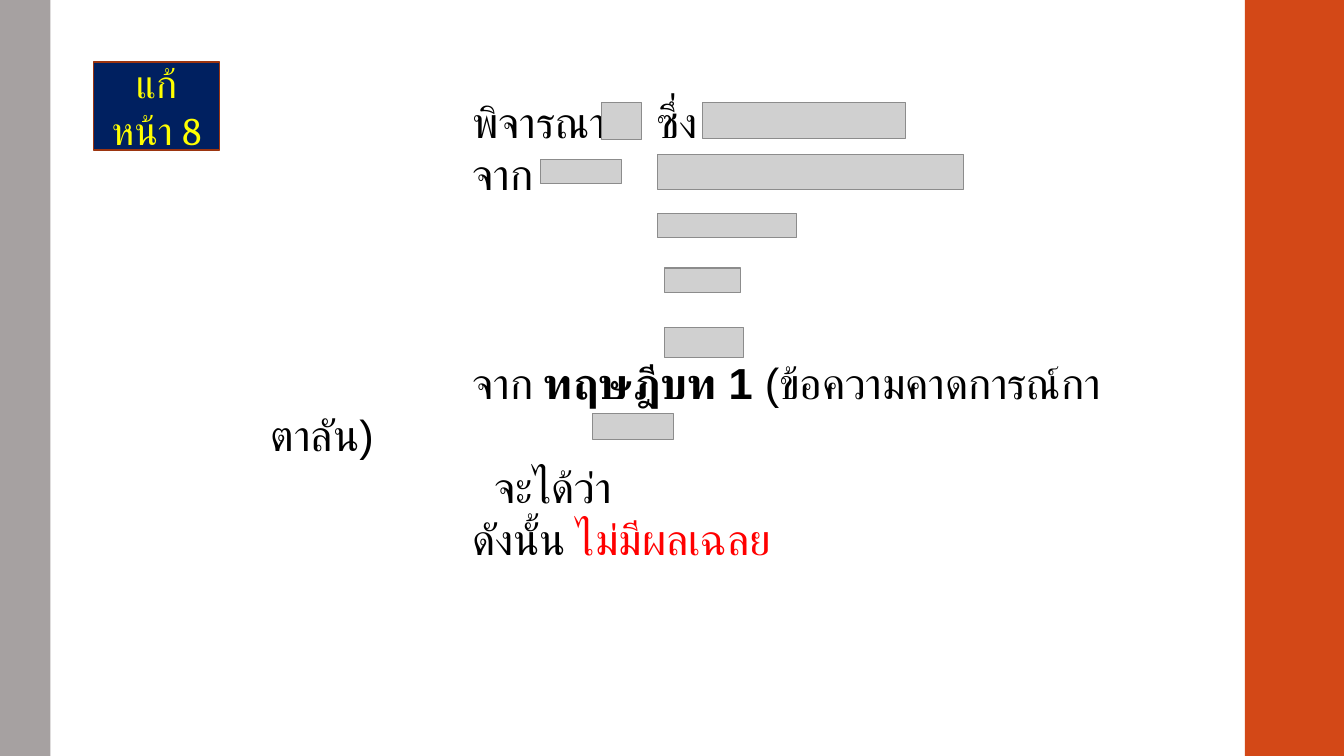
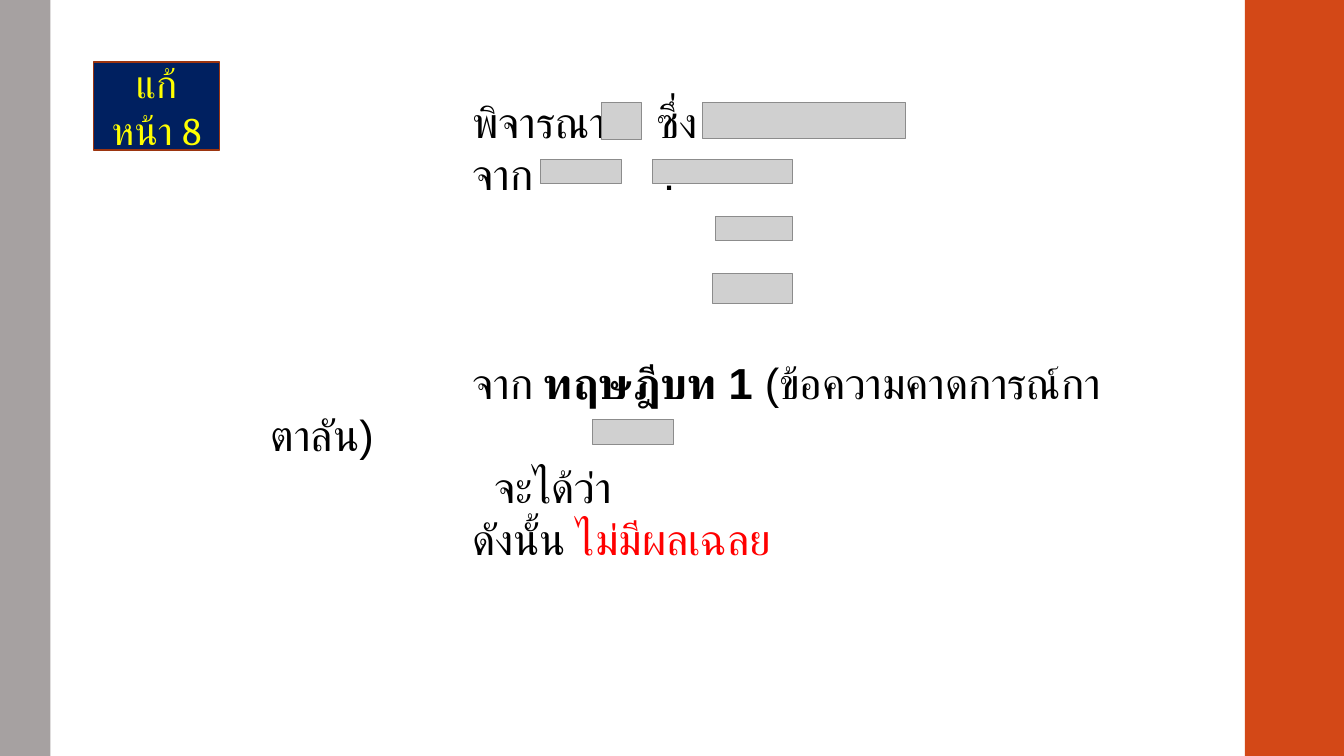
Before and after one commit to Chonthicha006/Seminar, a slide deck: slide 10 of Presentation1.pptx. Drawn at 1344x756 pixels with LibreOffice and Linux fonts; fonts in the diff are those of the drawing; grey boxes stand for pictures. Boxes give left, top, right and bottom in pixels: in the first picture for what was removed or moved away, otherwise in the second. Text is boxed around its words. In the diff, an @@ line names an element or a change of style, - is before the commit and + after.

Commit message:
add presentation

```diff
--- a/Presentation1.pptx
+++ b/Presentation1.pptx
@@ picture: place and size @@
-picture at box(657, 214, 797, 238)
+picture at box(653, 159, 792, 184)
@@ picture removed at box(657, 154, 964, 190) @@
@@ picture: place and size @@
-picture at box(664, 268, 741, 292)
+picture at box(716, 217, 792, 241)
@@ picture: place and size @@
-picture at box(664, 328, 744, 357)
+picture at box(713, 273, 792, 302)
@@ picture: place and size @@
-picture at box(593, 414, 674, 440)
+picture at box(593, 419, 674, 445)
```
Also in this commit, not shown: 1 other slide changed.
